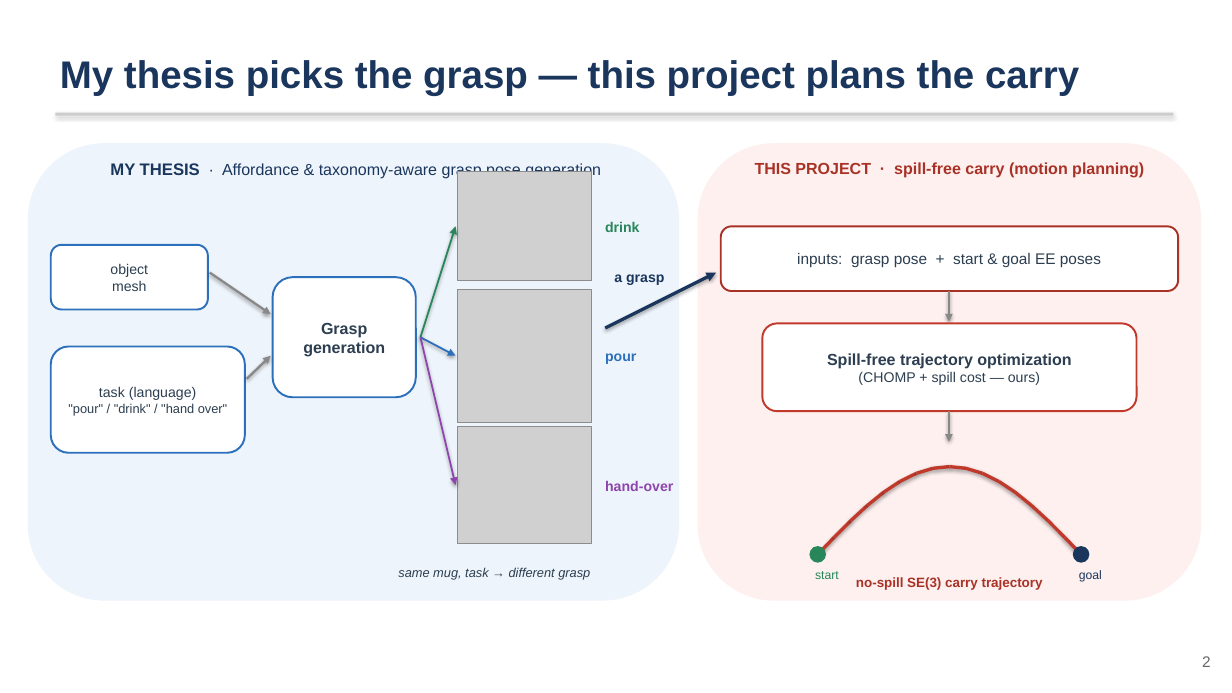
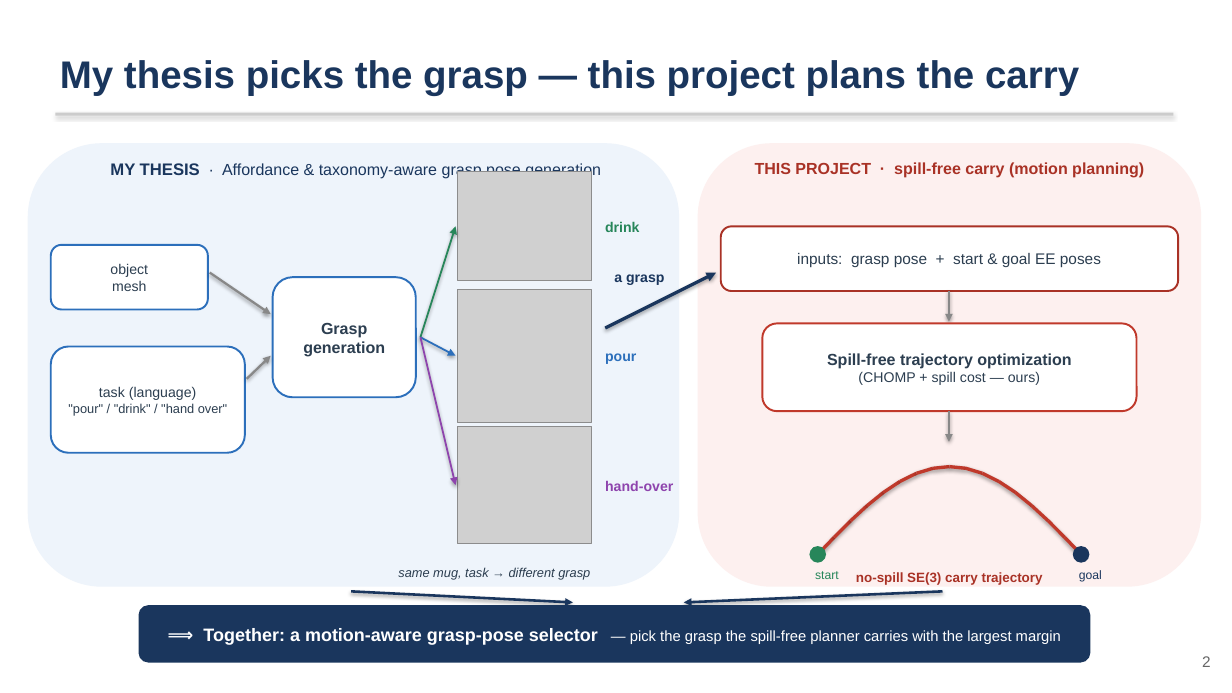
Before and after one commit to jihoon3125/spill-free-mug-trasport, a slide deck: slide 2 of docs/slides_proposal_editable.pptx. Drawn at 1232x693 pixels with LibreOffice and Linux fonts; fonts in the diff are those of the drawing; grey boxes stand for pictures. Boxes give left, top, right and bottom in pixels: in the first picture for what was removed or moved away, otherwise in the second. Text is boxed around its words. In the diff, an @@ line names an element or a change of style, - is before the commit and + after.

```diff
--- a/docs/slides_proposal_editable.pptx
+++ b/docs/slides_proposal_editable.pptx
@@ rounded rectangle: place and size @@
-rounded rectangle at bbox=[28, 143, 679, 601]
+rounded rectangle at bbox=[28, 143, 679, 587]
@@ rounded rectangle: place and size @@
-rounded rectangle at bbox=[698, 143, 1202, 601]
+rounded rectangle at bbox=[698, 143, 1202, 587]
@@ text "no-spill SE(3) carry trajectory": place and size @@
-text "no-spill SE(3) carry trajectory" at bbox=[856, 577, 1043, 590]
+text "no-spill SE(3) carry trajectory" at bbox=[856, 572, 1043, 585]
@@ arrow added from (351, 592) to (573, 603), #1A365D 2 pt @@
@@ arrow added from (943, 592) to (684, 603), #1A365D 2 pt @@
@@ rounded rectangle added at bbox=[139, 605, 1091, 663], fill #1A365D, 11.5 pt, text #FFFFFF @@
+⟹ Together: a motion-aware grasp-pose selector — pick the grasp the spill-free planner carries with the largest margin
```
Also in this commit, not shown: 14 other files.
